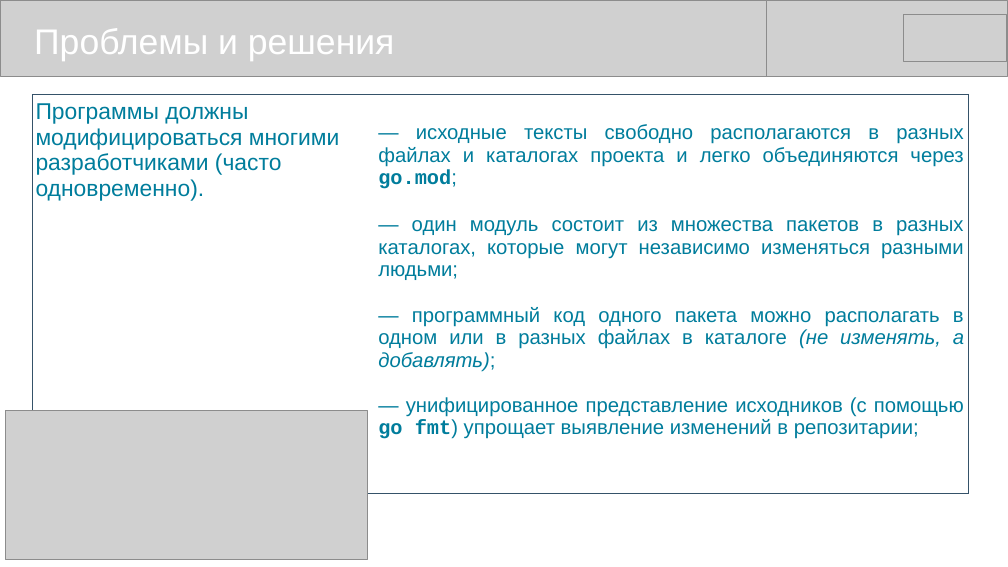
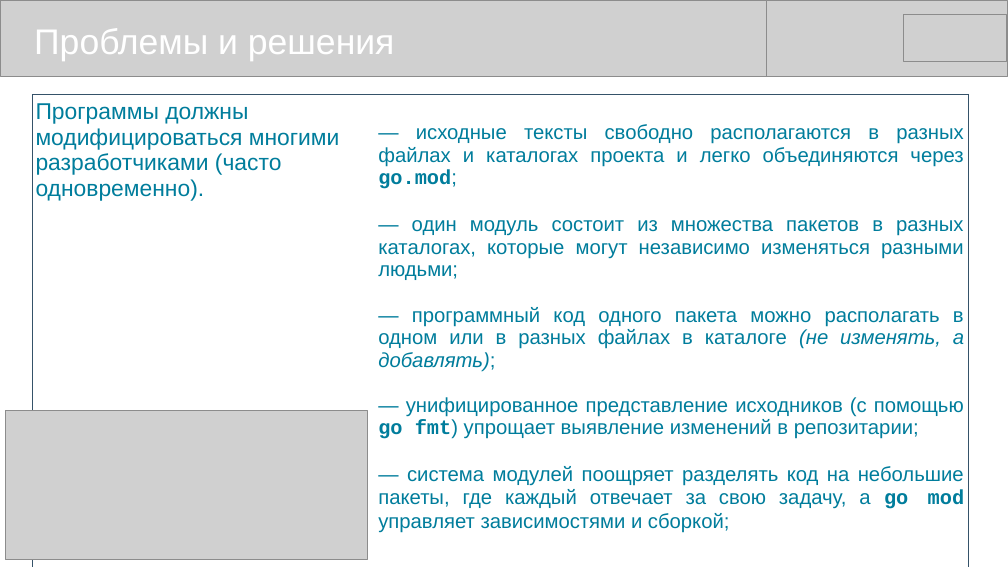
Before and after one commit to mike-shock/Go_language, a slide deck: slide 11 of view/Go_View.odp. Drawn at 1008x567 pixels with LibreOffice and Linux fonts; fonts in the diff are those of the drawing; grey boxes stand for pictures. Boxes give left, top, right and bottom in pixels: in the first picture for what was removed or moved away, otherwise in the second. Text is boxed around its words. In the diff, an @@ line names an element or a change of style, - is before the commit and + after.

```diff
--- a/view/Go_View.odp
+++ b/view/Go_View.odp
@@ table at [32,94,969,558] @@
-row 1, column 2: — исходные тексты свободно располагаются в разных файлах и каталогах проекта и легко объединяются через go.mod; / — один модуль состоит из множества пакетов в разных каталогах, которые могут независимо изменяться разными людьми; / — программный код одного пакета можно располагать в одном или в разных файлах в каталоге (не изменять, а добавлять); / — унифицированное представление исходников (с помощью go fmt) упрощает выявление изменений в репозитарии;
+row 1, column 2: — исходные тексты свободно располагаются в разных файлах и каталогах проекта и легко объединяются через go.mod; / — один модуль состоит из множества пакетов в разных каталогах, которые могут независимо изменяться разными людьми; / — программный код одного пакета можно располагать в одном или в разных файлах в каталоге (не изменять, а добавлять); / — унифицированное представление исходников (с помощью go fmt) упрощает выявление изменений в репозитарии; / — система модулей поощряет разделять код на небольшие пакеты, где каждый отвечает за свою задачу, а go mod управляет зависимостями и сборкой;
```
Also in this commit, not shown: 8 other slides changed, 1 other file.
